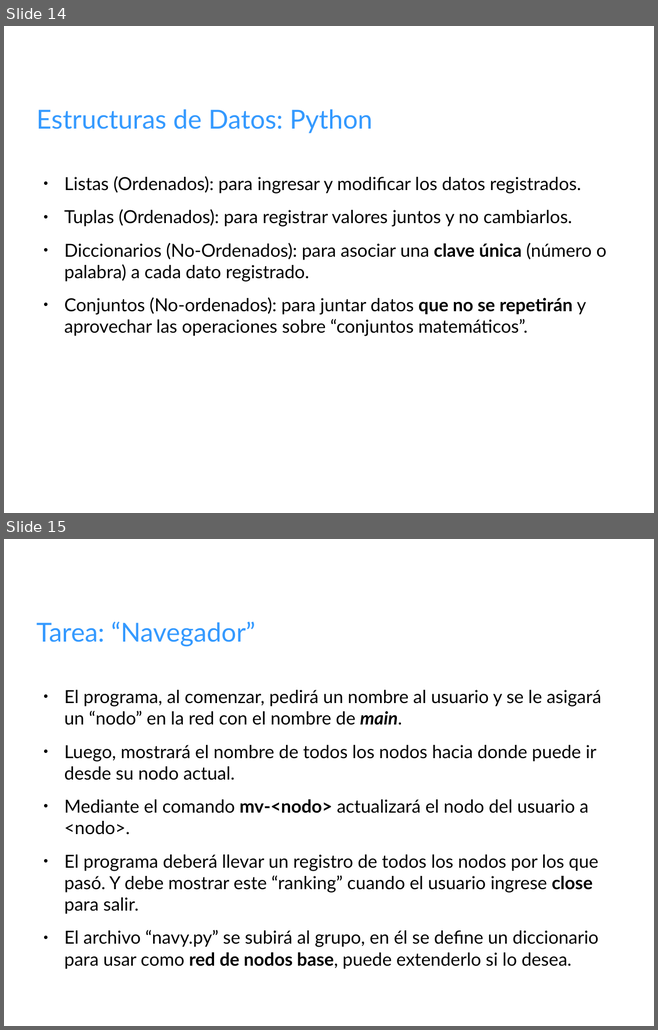
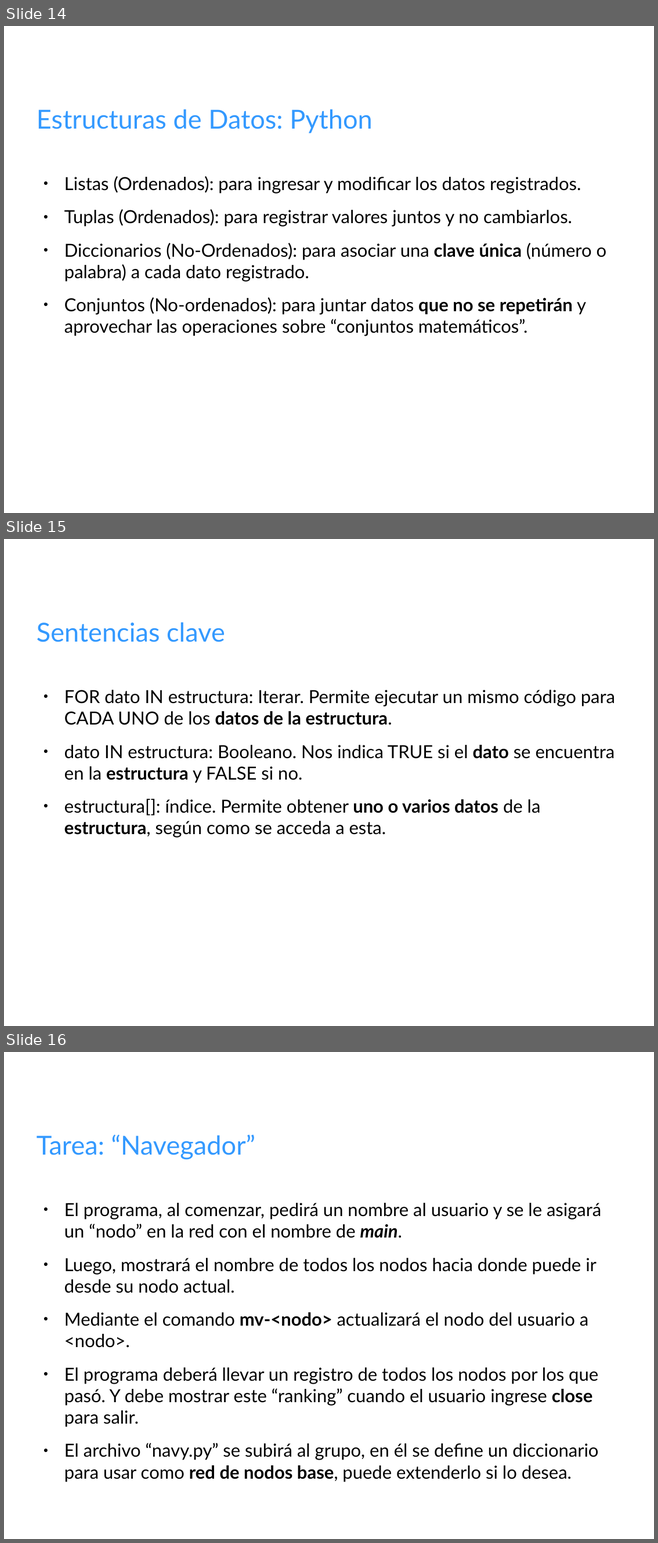
Before and after one commit to fbrzd/Python-taller, a slide deck: sesion-1/TII-1.odp. Shown one above the other, each under a label of ours: slides 14 and 15 before the commit, slides 14, 15 and 16 after it. The pictures are 658x1030 and 658x1543 pixels, drawn with LibreOffice and Linux fonts; fonts in the diff are those of the drawing; background and template pictures are left out. Boxes give left, top, right and bottom in pixels: in the first picture for what was removed or moved away, otherwise in the second. Text is boxed around its words. In the diff, an @@ line names an element or a change of style, - is before the commit and + after.

Commit message:
update ppt

```diff
--- a/sesion-1/TII-1.odp
+++ b/sesion-1/TII-1.odp
@@ slide 15 added at (x1=4, y1=539, x2=654, y2=1026), background picture (left out) @@
@@ title added at (x1=36, y1=622, x2=225, y2=642), 32 pt, text #3399FF @@
+Sentencias clave
@@ text added at (x1=64, y1=690, x2=615, y2=838), 22 pt, text #000000 @@
+● FOR dato IN estructura: Iterar. Permite ejecutar un mismo código para CADA UNO de los datos de la estructura.
+● dato IN estructura: Booleano. Nos indica TRUE si el dato se encuentra en la estructura y FALSE si no.
+● estructura[]: índice. Permite obtener uno o varios datos de la estructura, según como se acceda a esta.
@@ what was slide 15 is now slide 16 @@
```
Also in this commit, not shown: 1 slide changed.
